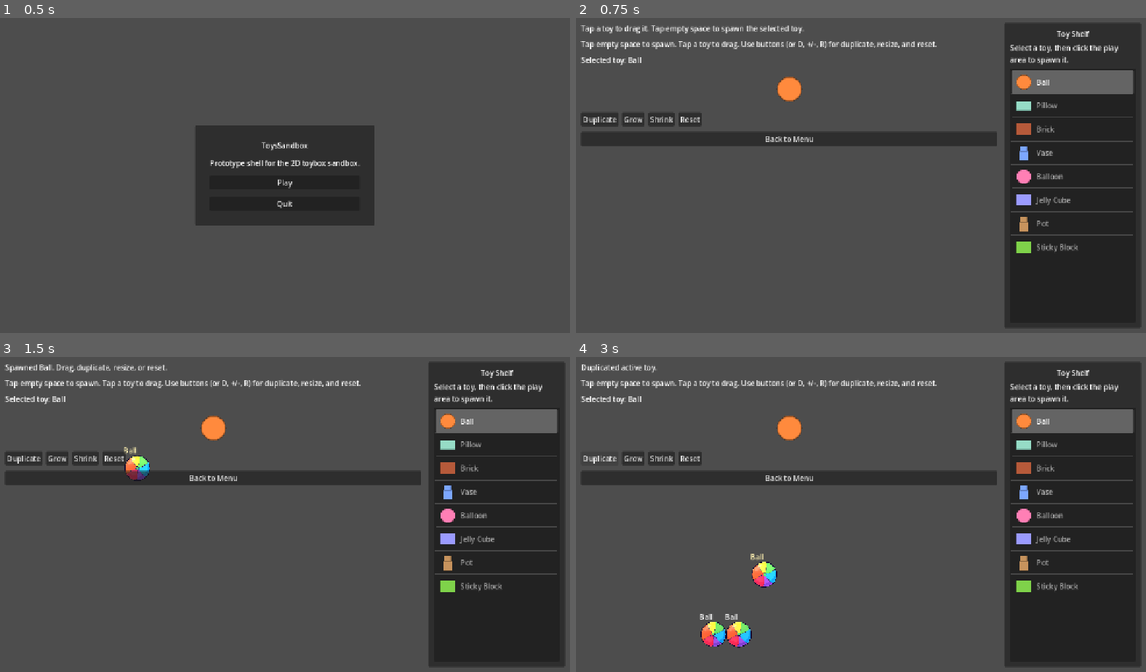
Above: before the commit, frames 1-4 (two rows, left to right).
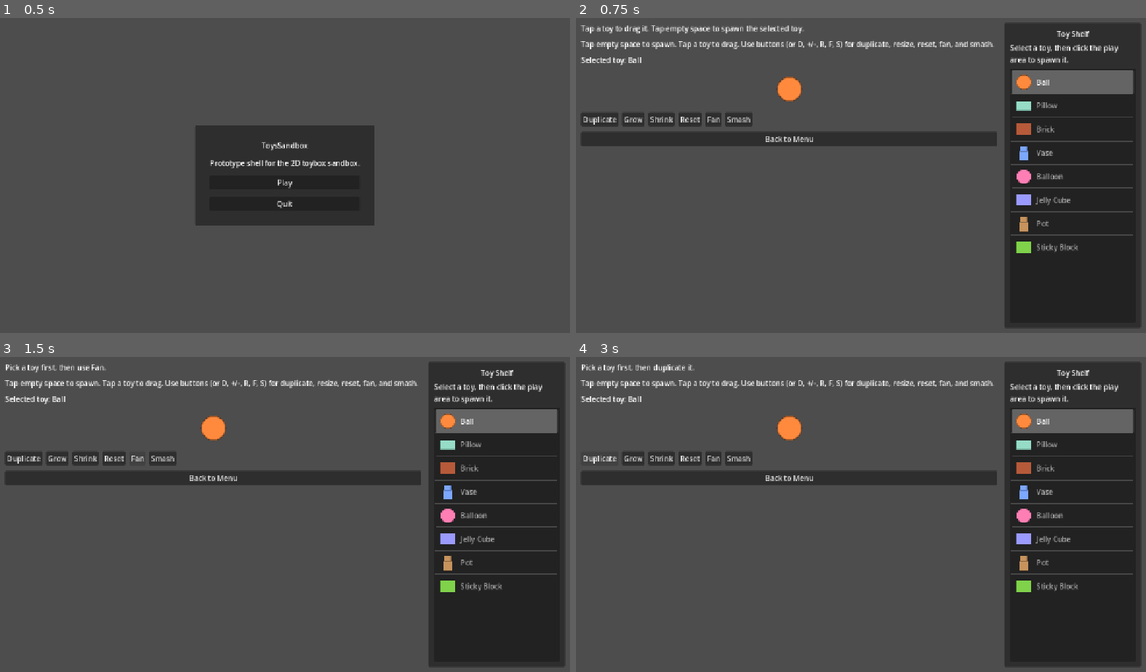
Above: after the commit, the same moments.

Repository: SoundBlaster/ToysSandbox
Game: Godot game, scene res://scenes/boot/Boot.tscn
Same seed, same stepped clock (60 frames per second), same inputs: the game is played once before the commit and once after it.
Inputs (mouse positions are in pixels of both pictures, inside the frame that each line leads up to):
- Up to frame 1 (0.5 s): no input
- Up to frame 2 (0.75 s): click "Play" at 0.5 s
- Up to frame 3 (1.5 s): click (136, 457) at 1.25 s, where only the run after the commit has a clickable "Fan"
- Up to frame 4 (3 s): click (741, 457) at 2 s, where only the run after the commit has a clickable "Smash"; click "Duplicate" at 2.75 s

Frame 1 is identical in both runs. In frame 2, 0.6% of the frame differs, in the area x 22-74%, y 7-35%; in frame 3, 1.2%; in frame 4, 1.8%, in the area x 1-74%, y 2-93%.

Commit message:
Implement P2-T4: add fan/smash tools and baseline feedback

Diff:
--- a/scenes/game/Sandbox.tscn
+++ b/scenes/game/Sandbox.tscn
@@ -65,7 +65,7 @@
 [node name="HintLabel" type="Label" parent="CanvasLayer/MarginContainer/HBoxContainer/InfoPanel"]
 layout_mode = 2
 autowrap_mode = 3
-text = "Tap empty space to spawn. Tap a toy to drag. Use buttons (or D, +/-, R) for duplicate, resize, and reset."
+text = "Tap empty space to spawn. Tap a toy to drag. Use buttons (or D, +/-, R, F, S) for duplicate, resize, reset, fan, and smash."
 
 [node name="SelectedLabel" type="Label" parent="CanvasLayer/MarginContainer/HBoxContainer/InfoPanel"]
 layout_mode = 2
@@ -96,6 +96,14 @@
 [node name="ResetButton" type="Button" parent="CanvasLayer/MarginContainer/HBoxContainer/InfoPanel/ActionsRow"]
 layout_mode = 2
 text = "Reset"
+
+[node name="FanButton" type="Button" parent="CanvasLayer/MarginContainer/HBoxContainer/InfoPanel/ActionsRow"]
+layout_mode = 2
+text = "Fan"
+
+[node name="SmashButton" type="Button" parent="CanvasLayer/MarginContainer/HBoxContainer/InfoPanel/ActionsRow"]
+layout_mode = 2
+text = "Smash"
 
 [node name="BackButton" type="Button" parent="CanvasLayer/MarginContainer/HBoxContainer/InfoPanel"]
 layout_mode = 2
--- a/scripts/autoload/AudioService.gd
+++ b/scripts/autoload/AudioService.gd
@@ -2,8 +2,59 @@
 
 var music_volume := 0.8
 var sound_volume := 0.9
+var _sfx_player: AudioStreamPlayer = null
+
+const SAMPLE_RATE := 22050.0
+const DEFAULT_TONE_SECONDS := 0.05
+const EVENT_FREQUENCIES := {
+	&"spawn": 560.0,
+	&"duplicate": 620.0,
+	&"resize": 660.0,
+	&"reset": 320.0,
+	&"fan": 740.0,
+	&"smash": 240.0,
+	&"drag_release": 420.0,
+}
+
+
+func _ready() -> void:
+	_sfx_player = AudioStreamPlayer.new()
+	var generator := AudioStreamGenerator.new()
+	generator.mix_rate = SAMPLE_RATE
+	generator.buffer_length = 0.08
+	_sfx_player.stream = generator
+	_sfx_player.volume_db = linear_to_db(clampf(sound_volume, 0.001, 1.0))
+	add_child(_sfx_player)
+	_sfx_player.play()
 
 
 func apply_settings(next_music_volume: float, next_sound_volume: float) -> void:
 	music_volume = next_music_volume
 	sound_volume = next_sound_volume
+	if _sfx_player != null:
+		_sfx_player.volume_db = linear_to_db(clampf(sound_volume, 0.001, 1.0))
+
+
+func play_feedback(event_name: StringName) -> void:
+	if _sfx_player == null:
+		return
+
+	if not _sfx_player.playing:
+		_sfx_player.play()
+
+	var playback := _sfx_player.get_stream_playback()
+	if playback == null or not (playback is AudioStreamGeneratorPlayback):
+		return
+
+	var stream_playback := playback as AudioStreamGeneratorPlayback
+	var frequency: float = float(EVENT_FREQUENCIES.get(event_name, 520.0))
+	var frame_count := int(SAMPLE_RATE * DEFAULT_TONE_SECONDS)
+	var phase_step := TAU * frequency / SAMPLE_RATE
+	var phase := 0.0
+	for frame in range(frame_count):
+		if stream_playback.get_frames_available() <= 0:
+			break
+		var envelope := 1.0 - (float(frame) / float(frame_count))
+		var sample := sin(phase) * 0.22 * envelope
+		stream_playback.push_frame(Vector2(sample, sample))
+		phase += phase_step
--- a/scripts/game/Sandbox.gd
+++ b/scripts/game/Sandbox.gd
@@ -13,6 +13,8 @@
 @onready var grow_button: Button = $CanvasLayer/MarginContainer/HBoxContainer/InfoPanel/ActionsRow/GrowButton
 @onready var shrink_button: Button = $CanvasLayer/MarginContainer/HBoxContainer/InfoPanel/ActionsRow/ShrinkButton
 @onready var reset_button: Button = $CanvasLayer/MarginContainer/HBoxContainer/InfoPanel/ActionsRow/ResetButton
+@onready var fan_button: Button = $CanvasLayer/MarginContainer/HBoxContainer/InfoPanel/ActionsRow/FanButton
+@onready var smash_button: Button = $CanvasLayer/MarginContainer/HBoxContainer/InfoPanel/ActionsRow/SmashButton
 @onready var status_label: Label = $CanvasLayer/MarginContainer/HBoxContainer/InfoPanel/StatusLabel
 @onready var selected_label: Label = $CanvasLayer/MarginContainer/HBoxContainer/InfoPanel/SelectedLabel
 @onready var selected_preview: TextureRect = $CanvasLayer/MarginContainer/HBoxContainer/InfoPanel/SelectedPreview
@@ -38,6 +40,8 @@
 	grow_button.pressed.connect(_on_grow_pressed)
 	shrink_button.pressed.connect(_on_shrink_pressed)
 	reset_button.pressed.connect(_on_reset_pressed)
+	fan_button.pressed.connect(_on_fan_pressed)
+	smash_button.pressed.connect(_on_smash_pressed)
 	toy_list.item_selected.connect(_on_toy_selected)
 
 	_ensure_selected_toy()
@@ -83,6 +87,10 @@
 			_resize_active_toy(RESIZE_STEP)
 		KEY_MINUS, KEY_KP_SUBTRACT:
 			_resize_active_toy(-RESIZE_STEP)
+		KEY_F:
+			_apply_fan_to_active_toy()
+		KEY_S:
+			_apply_smash_to_active_toy()
 		_:
 			pass
 
@@ -130,6 +138,7 @@
 	drag_last_sample_usec = 0
 	drag_release_velocity = Vector2.ZERO
 	call_deferred("_finalize_drag_release", released_toy, drag_previous_freeze_mode, release_velocity, drag_previous_z_index)
+	AudioService.play_feedback(&"drag_release")
 	status_label.text = "Released active toy."
 
 
@@ -151,6 +160,14 @@
 
 func _on_reset_pressed() -> void:
 	_clear_spawned_toys()
+
+
+func _on_fan_pressed() -> void:
+	_apply_fan_to_active_toy()
+
+
+func _on_smash_pressed() -> void:
+	_apply_smash_to_active_toy()
 
 
 func _spawn_selected_toy(spawn_position: Vector2) -> RigidBody2D:
@@ -168,6 +185,7 @@
 	toy_instance.call("configure", definition)
 
 	status_label.text = "Spawned %s. Drag, duplicate, resize, or reset." % definition.get("display_name", "Toy")
+	AudioService.play_feedback(&"spawn")
 	return toy_instance
 
 
@@ -294,6 +312,7 @@
 	var target_position := active_toy.global_position + Vector2(56.0, -36.0)
 	clone.global_position = _clamp_to_play_area(target_position, _get_toy_half_extents(clone))
 	_set_active_toy(clone)
+	AudioService.play_feedback(&"duplicate")
 	status_label.text = "Duplicated active toy."
 
 
@@ -312,6 +331,7 @@
 		return
 
 	active_toy.global_position = _clamp_to_play_area(active_toy.global_position, _get_toy_half_extents(active_toy))
+	AudioService.play_feedback(&"resize")
 	status_label.text = "Resized active toy."
 
 
@@ -329,7 +349,36 @@
 	drag_last_sample_usec = 0
 	drag_release_velocity = Vector2.ZERO
 	_set_active_toy(null)
+	AudioService.play_feedback(&"reset")
 	status_label.text = "Reset sandbox toys. Shelf selection is unchanged."
+
+
+func _apply_fan_to_active_toy() -> void:
+	if active_toy == null or not is_instance_valid(active_toy):
+		status_label.text = "Pick a toy first, then use Fan."
+		return
+
+	if not active_toy.has_method("apply_fan_tool"):
+		status_label.text = "Active toy does not support Fan yet."
+		return
+
+	active_toy.call("apply_fan_tool", Vector2.RIGHT, 900.0)
+	AudioService.play_feedback(&"fan")
+	status_label.text = "Fan pushed the active toy."
+
+
+func _apply_smash_to_active_toy() -> void:
+	if active_toy == null or not is_instance_valid(active_toy):
+		status_label.text = "Pick a toy first, then use Smash."
+		return
+
+	if not active_toy.has_method("apply_smash_tool"):
+		status_label.text = "Active toy does not support Smash yet."
+		return
+
+	active_toy.call("apply_smash_tool", Vector2.DOWN, 1200.0)
+	AudioService.play_feedback(&"smash")
+	status_label.text = "Smash hit the active toy."
 
 
 func _ensure_selected_toy() -> void:
--- a/scripts/game/ToyInstance.gd
+++ b/scripts/game/ToyInstance.gd
@@ -12,6 +12,26 @@
 
 const MIN_SIZE_SCALE := 0.6
 const MAX_SIZE_SCALE := 1.8
+const FAN_FORCE_BY_ARCHETYPE := {
+	&"bouncy": 1.0,
+	&"soft": 0.75,
+	&"heavy": 0.45,
+	&"fragile": 0.7,
+	&"air": 1.7,
+	&"deformable": 0.8,
+	&"metal": 0.55,
+	&"sticky": 0.35,
+}
+const SMASH_FORCE_BY_ARCHETYPE := {
+	&"bouncy": 0.85,
+	&"soft": 0.65,
+	&"heavy": 1.2,
+	&"fragile": 1.35,
+	&"air": 0.5,
+	&"deformable": 0.7,
+	&"metal": 1.05,
+	&"sticky": 0.55,
+}
 
 
 func _ready() -> void:
@@ -64,6 +84,47 @@
 	_apply_visuals()
 	_apply_selection_visuals()
 	return true
+
+
+func apply_fan_tool(direction: Vector2, base_force: float = 900.0) -> void:
+	if toy_definition.is_empty():
+		return
+
+	var wind_direction := direction.normalized()
+	if wind_direction == Vector2.ZERO:
+		wind_direction = Vector2.RIGHT
+
+	var archetype: StringName = toy_definition.get("archetype", &"bouncy")
+	var force_scale: float = float(FAN_FORCE_BY_ARCHETYPE.get(archetype, 1.0))
+	var fan_impulse := wind_direction * base_force * force_scale
+
+	apply_central_impulse(fan_impulse)
+	sleeping = false
+	_apply_tool_feedback(archetype, &"fan")
+
+
+func apply_smash_tool(direction: Vector2, base_force: float = 1200.0) -> void:
+	if toy_definition.is_empty():
+		return
+
+	var smash_direction := direction.normalized()
+	if smash_direction == Vector2.ZERO:
+		smash_direction = Vector2.DOWN
+
+	var archetype: StringName = toy_definition.get("archetype", &"bouncy")
+	var force_scale: float = float(SMASH_FORCE_BY_ARCHETYPE.get(archetype, 1.0))
+	var smash_impulse := smash_direction * base_force * force_scale
+
+	apply_central_impulse(smash_impulse)
+	if archetype == &"fragile":
+		angular_velocity += 5.0
+	elif archetype == &"soft" or archetype == &"deformable":
+		angular_velocity *= 0.5
+	else:
+		angular_velocity += 1.5
+
+	sleeping = false
+	_apply_tool_feedback(archetype, &"smash")
 
 
 func _apply_shape() -> void:
@@ -175,3 +236,35 @@
 		body_polygon.color = base_color
 		name_label.modulate = Color(1.0, 1.0, 1.0)
 		world_sprite.modulate = Color(1.0, 1.0, 1.0)
+
+
+func _apply_tool_feedback(archetype: StringName, tool: StringName) -> void:
+	match archetype:
+		&"fragile":
+			_play_feedback_flash(Color(0.7, 0.9, 1.2), 0.22)
+			if tool == &"smash":
+				_play_feedback_flash(Color(1.2, 0.85, 0.85), 0.16)
+		&"soft", &"deformable":
+			_play_feedback_flash(Color(1.1, 0.95, 1.2), 0.18)
+			var original_scale := world_sprite.scale
+			world_sprite.scale = original_scale * Vector2(1.12, 0.86)
+			var squash_tween := create_tween()
+			squash_tween.tween_property(world_sprite, "scale", original_scale, 0.14)
+		&"heavy", &"metal":
+			_play_feedback_flash(Color(1.15, 1.08, 0.9), 0.14)
+			name_label.modulate = Color(1.0, 0.92, 0.72)
+			var rigid_tween := create_tween()
+			rigid_tween.tween_property(name_label, "modulate", Color(1.0, 1.0, 1.0), 0.14)
+		_:
+			_play_feedback_flash(Color(1.08, 1.08, 1.08), 0.12)
+
+
+func _play_feedback_flash(boost_modulate: Color, duration: float) -> void:
+	var source_body_color := body_polygon.color
+	var source_world_modulate := world_sprite.modulate
+	body_polygon.color = source_body_color * boost_modulate
+	world_sprite.modulate = source_world_modulate * boost_modulate
+
+	var tween := create_tween()
+	tween.tween_property(body_polygon, "color", source_body_color, duration)
+	tween.parallel().tween_property(world_sprite, "modulate", source_world_modulate, duration)
Not shown, added: SPECS/INPROGRESS/P2-T4_Validation_Report.md
